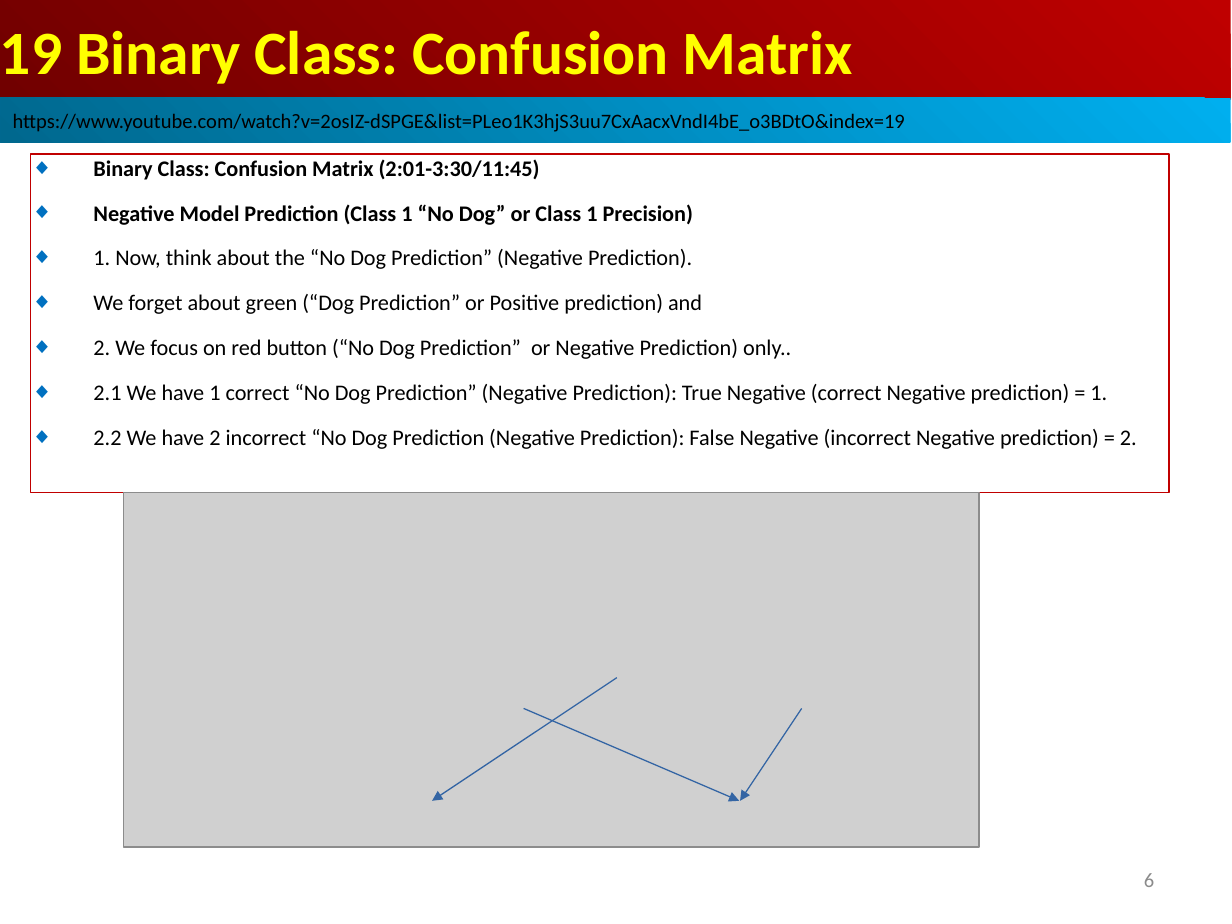
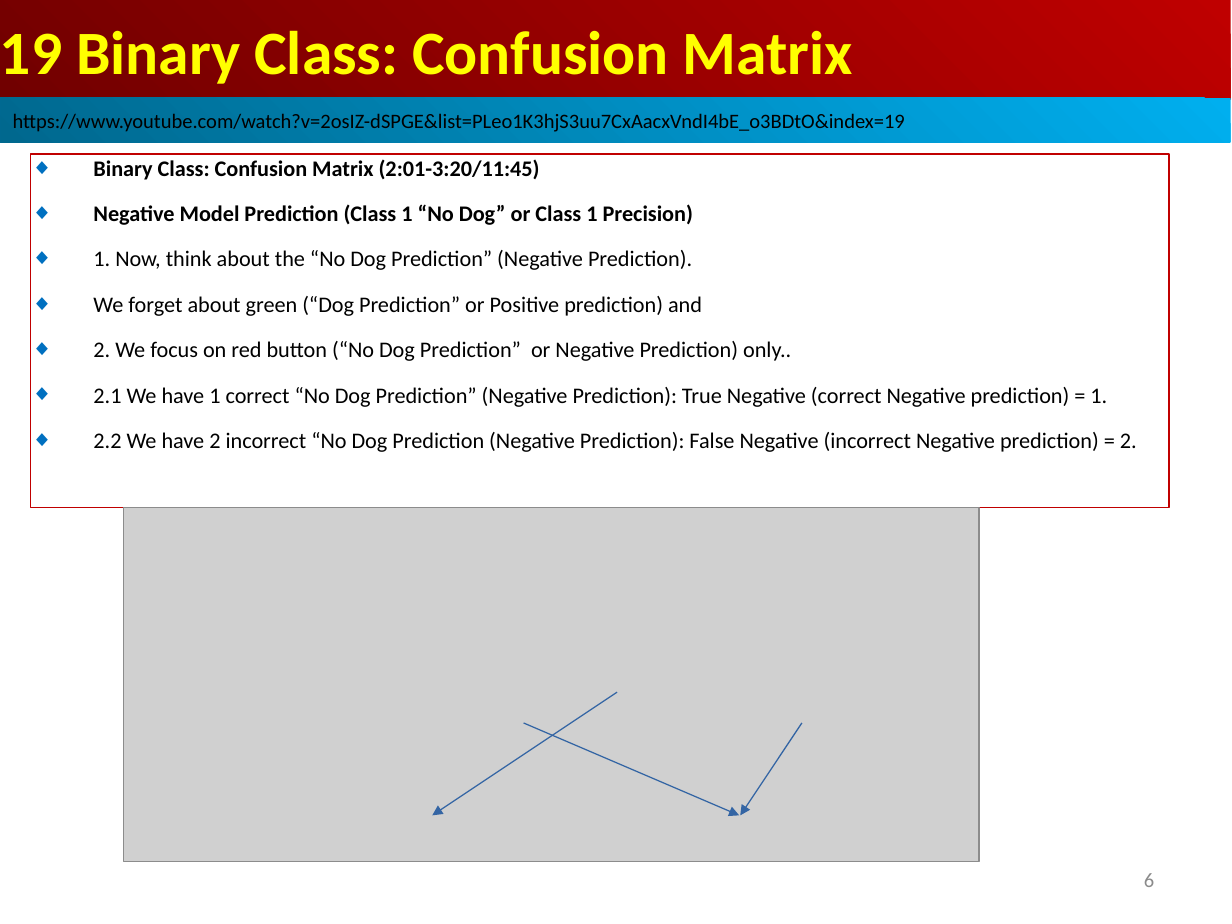
Before and after one commit to peterhchen/AIU_CS512_DL, a slide deck: slide 6 of 000_Lecture_Project/week09/001_Video/19.11_CM_Case.ppt. Drawn at 1232x924 pixels with LibreOffice and Linux fonts; fonts in the diff are those of the drawing; grey boxes stand for pictures. Boxes give left, top, right and bottom in pixels: in the first picture for what was removed or moved away, otherwise in the second. Text is boxed around its words. In the diff, an @@ line names an element or a change of style, - is before the commit and + after.

```diff
--- a/000_Lecture_Project/week09/001_Video/19.11_CM_Case.ppt
+++ b/000_Lecture_Project/week09/001_Video/19.11_CM_Case.ppt
@@ rectangle "Binary Class: Confusion Matrix (2:01-3:20/11:45)": place and size @@
-rectangle "Binary Class: Confusion Matrix (2:01-3:20/11:45)" at (31, 154, 1169, 493)
+rectangle "Binary Class: Confusion Matrix (2:01-3:20/11:45)" at (31, 154, 1169, 508)
@@ text in rectangle at (93, 159, 540, 180): text changed @@
-◆ Binary Class: Confusion Matrix (2:01-3:30/11:45)
+◆ Binary Class: Confusion Matrix (2:01-3:20/11:45)
@@ 3 arrows, 1 picture: place and size @@
-3 arrows, 1 picture at (123, 493, 979, 848)
+3 arrows, 1 picture at (123, 508, 979, 861)
```
Also in this commit, not shown: 4 other slides changed, 1 slide added, 2 other files.
